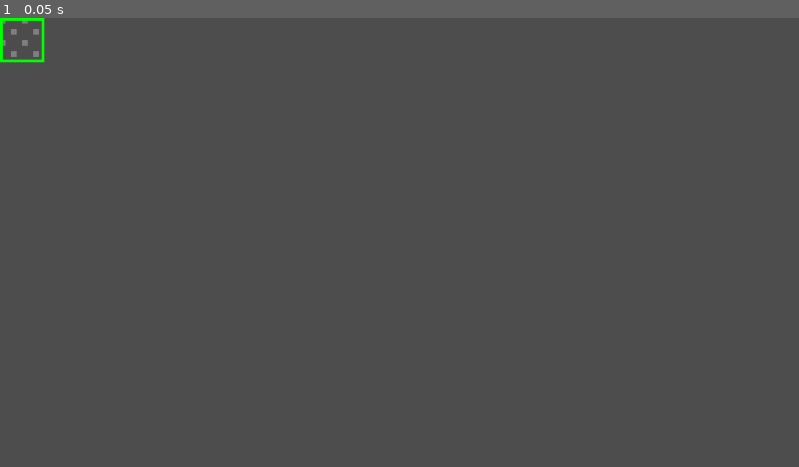
Above: before the commit, frame 1.
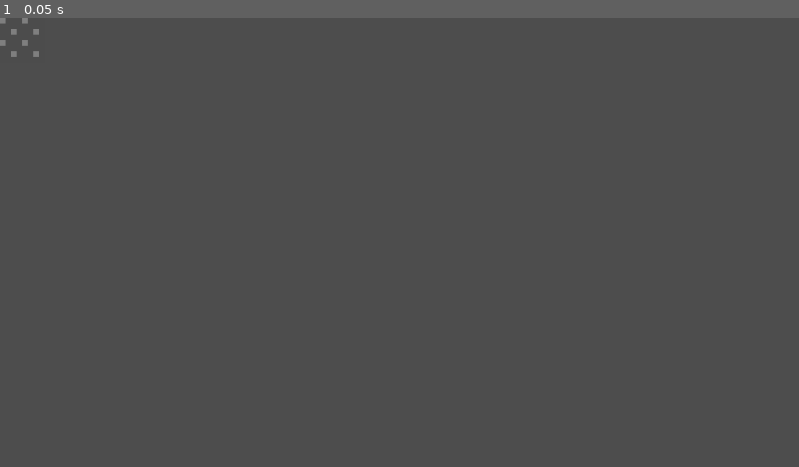
Above: after the commit, the same moment.

Repository: cutopia/paladin_dungeon
Game: Godot game, scene res://scenes/main.tscn
Two runs of this game, one before a commit and one after it. Both use one fixed random seed, a clock stepped at 60 frames per second and the inputs below.
Inputs:
- Up to frame 1 (0.05 s): no input

The runs differ from the first frame. In frame 1, 0.2% of the frame differs, in the area x 0-6%, y 0-11%.

Commit message:
having open paths being green was silly. now I display a black blocker rectangle when there is a wall blocking the way.

Diff:
--- a/scenes/Room.gd
+++ b/scenes/Room.gd
@@ -54,10 +54,10 @@
 		arr[j] = temp
 
 func update_exit_visuals():
-	exit_n.visible = exits[ExitDirection.NORTH]
-	exit_s.visible = exits[ExitDirection.SOUTH]
-	exit_e.visible = exits[ExitDirection.EAST]
-	exit_w.visible = exits[ExitDirection.WEST]
+	exit_n.visible = !exits[ExitDirection.NORTH]
+	exit_s.visible = !exits[ExitDirection.SOUTH]
+	exit_e.visible = !exits[ExitDirection.EAST]
+	exit_w.visible = !exits[ExitDirection.WEST]
 
 func log_walls_status():
 	var status = "Room at (%d, %d) walls:" % [position.x / 64, position.y / 64]
--- a/scenes/Room.tscn
+++ b/scenes/Room.tscn
@@ -13,21 +13,21 @@
 [node name="ExitN" type="ColorRect" parent="."]
 offset_right = 64.0
 offset_bottom = 4.0
-color = Color(0, 1, 0, 1)
+color = Color(0, 0, 0, 1)
 
 [node name="ExitS" type="ColorRect" parent="."]
 offset_top = 60.0
 offset_right = 64.0
 offset_bottom = 64.0
-color = Color(0, 1, 0, 1)
+color = Color(0, 0, 0, 1)
 
 [node name="ExitW" type="ColorRect" parent="."]
 offset_right = 4.0
 offset_bottom = 64.0
-color = Color(0, 1, 0, 1)
+color = Color(0, 0, 0, 1)
 
 [node name="ExitE" type="ColorRect" parent="."]
 offset_left = 60.0
 offset_right = 64.0
 offset_bottom = 64.0
-color = Color(0, 1, 0, 1)
+color = Color(0, 0, 0, 1)
